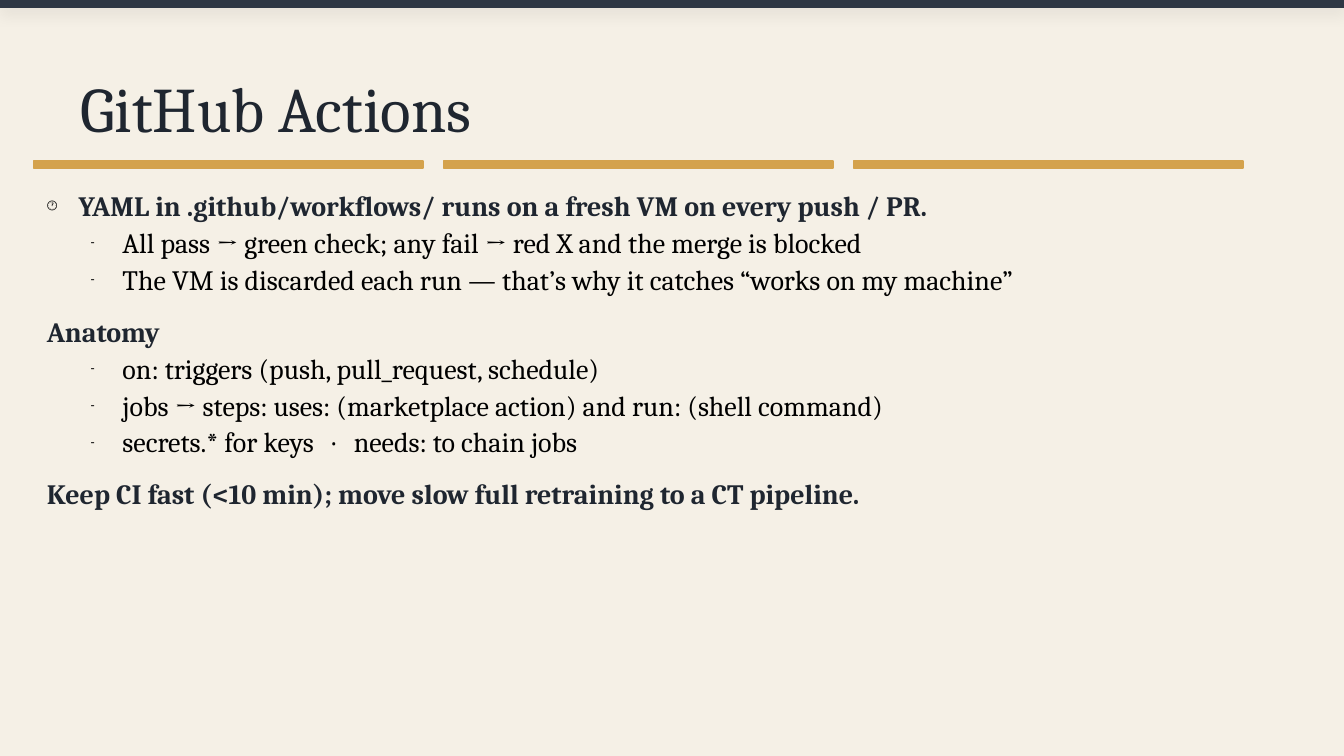
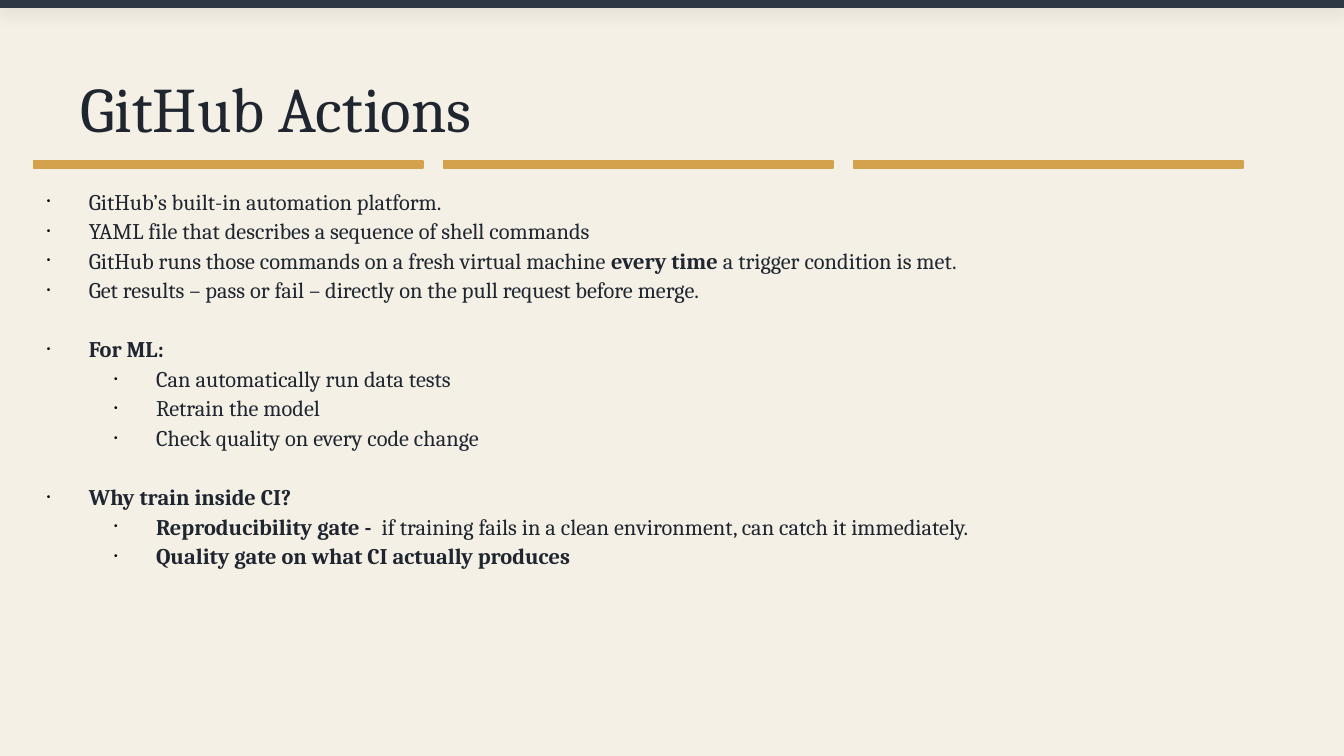
Before and after one commit to davejeon/dsr_ml_ops, a slide deck: slide 23 of day2_slides.pptx (slide 10 before the commit). Drawn at 1344x756 pixels with LibreOffice and Linux fonts; fonts in the diff are those of the drawing. Boxes give left, top, right and bottom in pixels: in the first picture for what was removed or moved away, otherwise in the second. Text is boxed around its words. In the diff, an @@ line names an element or a change of style, - is before the commit and + after.

```diff
--- a/day2_slides.pptx
+++ b/day2_slides.pptx
@@ text at bbox=[89, 194, 968, 569]: text changed; size 15 to 12 pt; text colour #000000 to #1F2630 @@
-🕐 YAML in .github/workflows/ runs on a fresh VM on every push / PR.
-– All pass → green check; any fail → red X and the merge is blocked
-– The VM is discarded each run — that’s why it catches “works on my machine”
-Anatomy
-– on: triggers (push, pull_request, schedule)
-– jobs → steps: uses: (marketplace action) and run: (shell command)
-– secrets.* for keys · needs: to chain jobs
-Keep CI fast (<10 min); move slow full retraining to a CT pipeline.
+• GitHub’s built-in automation platform.
+• YAML file that describes a sequence of shell commands
+• GitHub runs those commands on a fresh virtual machine every time a trigger condition is met.
+• Get results – pass or fail – directly on the pull request before merge.
+• For ML:
+  • Can automatically run data tests
+  • Retrain the model
+  • Check quality on every code change
+• Why train inside CI?
+  • Reproducibility gate - if training fails in a clean environment, can catch it immediately.
+  • Quality gate on what CI actually produces
```
Also in this commit, not shown: 16 other slides changed, 31 slides added, 1 slide removed, 2 other files.
